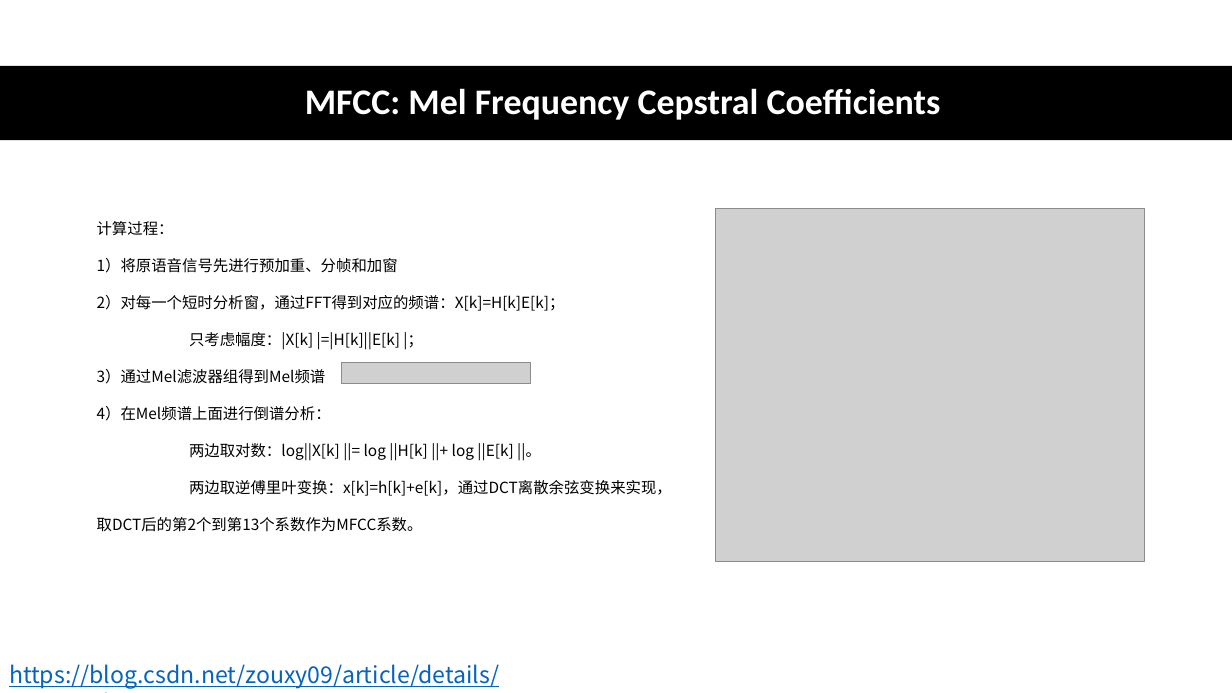
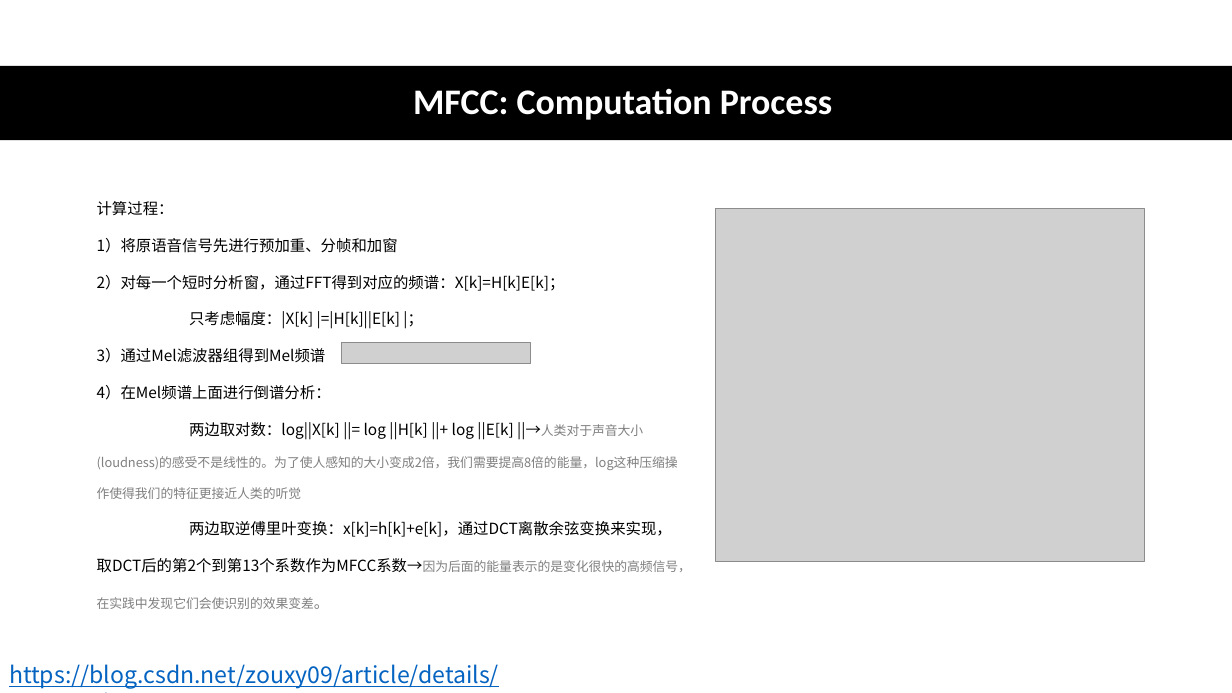
Before and after one commit to CrescentIvy/CPSS, a slide deck: slide 6 of xinwei zhao.pptx (slide 4 before the commit). Drawn at 1232x693 pixels with LibreOffice and Linux fonts; fonts in the diff are those of the drawing; grey boxes stand for pictures. Boxes give left, top, right and bottom in pixels: in the first picture for what was removed or moved away, otherwise in the second. Text is boxed around its words. In the diff, an @@ line names an element or a change of style, - is before the commit and + after.

```diff
--- a/xinwei zhao.pptx
+++ b/xinwei zhao.pptx
@@ title at box(413, 88, 832, 120): text changed @@
-MFCC: Mel Frequency Cepstral Coefficients
+MFCC: Computation Process
@@ text "计算过程：": place and size @@
-text "计算过程：" at box(97, 221, 672, 532)
+text "计算过程：" at box(97, 201, 691, 609)
@@ picture: place and size @@
-picture at box(341, 362, 531, 384)
+picture at box(341, 343, 531, 364)
@@ text at box(97, 422, 691, 609): text changed; size 12 to 10 pt; text colour #000000 to #808080 @@
-两边取对数：log||X[k] ||= log ||H[k] ||+ log ||E[k] ||。
-两边取逆傅里叶变换：x[k]=h[k]+e[k]，通过DCT离散余弦变换来实现，取DCT后的第2个到第13个系数作为MFCC系数。
+两边取对数：log||X[k] ||= log ||H[k] ||+ log ||E[k] ||→人类对于声音大小(loudness)的感受不是线性的。为了使人感知的大小变成2倍，我们需要提高8倍的能量，log这种压缩操作使得我们的特征更接近人类的听觉
+两边取逆傅里叶变换：x[k]=h[k]+e[k]，通过DCT离散余弦变换来实现，取DCT后的第2个到第13个系数作为MFCC系数→因为后面的能量表示的是变化很快的高频信号，在实践中发现它们会使识别的效果变差。
```
Also in this commit, not shown: 11 other slides changed, 5 slides added, 4 slides removed, 1 other file.
